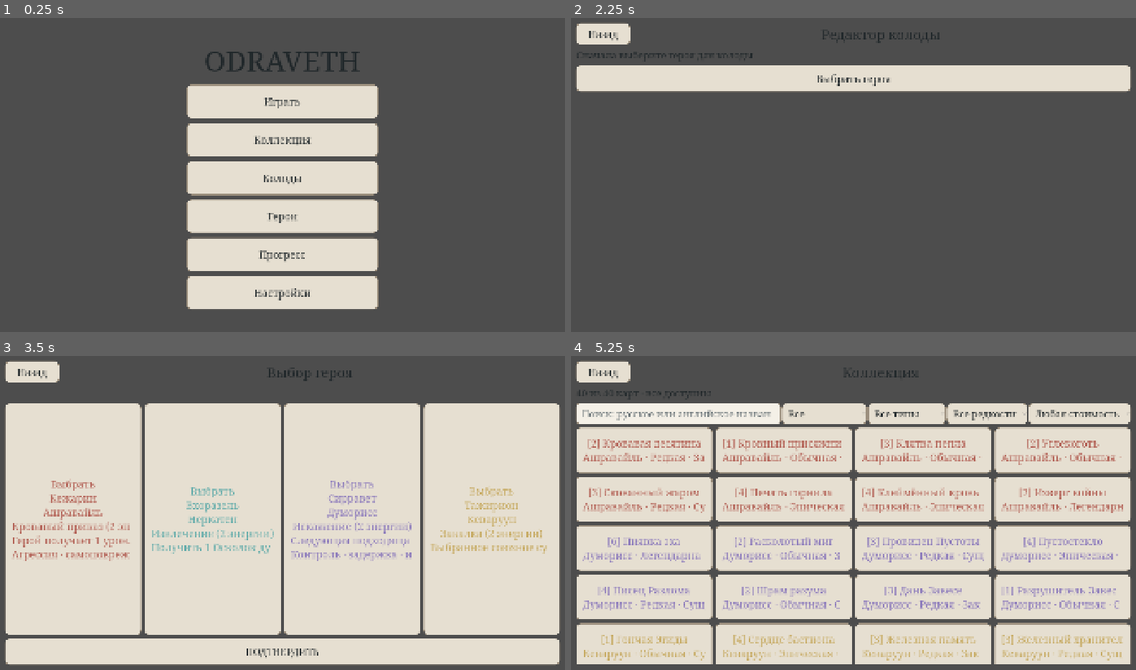
Above: before the commit, frames 1-4 (two rows, left to right).
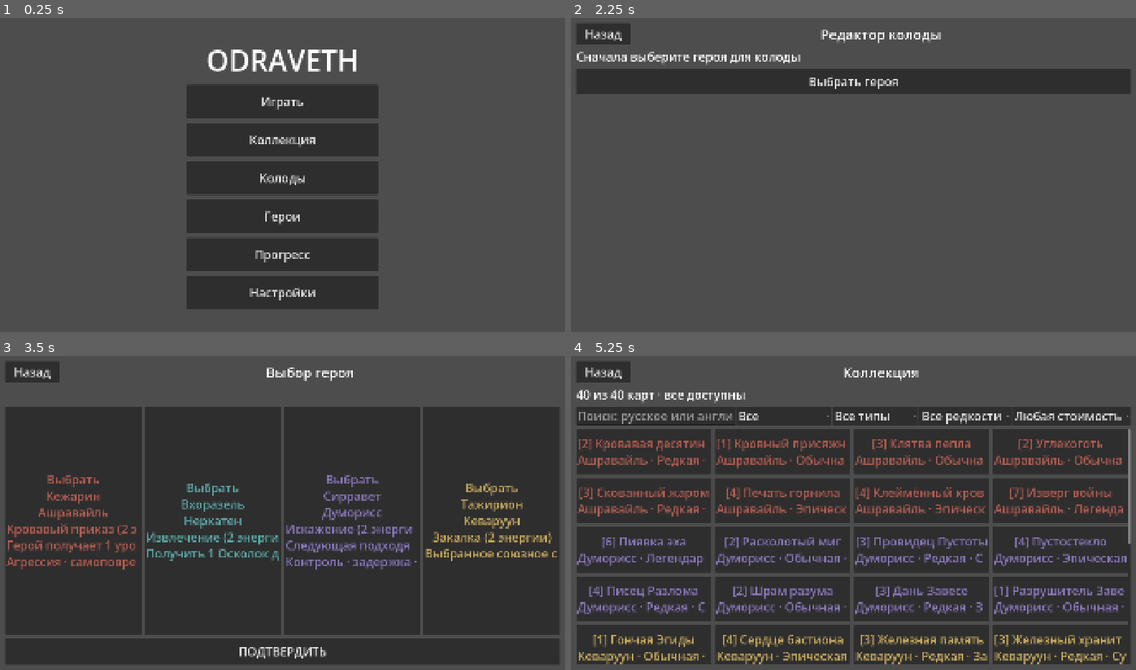
Above: after the commit, the same moments.

Repository: ilsafgilmullin/odraveth
Game: Godot game, scene res://scenes/boot/boot.tscn
Same seed, same stepped clock (60 frames per second), same inputs: the game is played once before the commit and once after it.
Inputs:
- Up to frame 1 (0.25 s): no input
- Up to frame 2 (2.25 s): click "Играть" at 0.5 s; click "Назад" at 1.25 s; click "Играть" at 2 s
- Up to frame 3 (3.5 s): click "Выбрать героя" at 2.75 s
- Up to frame 4 (5.25 s): click "Назад" at 3.5 s; click "Назад" at 4.25 s; click "Коллекция" at 5 s

The runs differ from the first frame. In frame 1, 23% of the frame differs, in the area x 32-68%, y 10-93%; in frame 2, 11%; in frame 3, 81%, in the area x 0-100%, y 1-99%; in frame 4, 79%.

Commit message:
Stage 7A: make clean import bootstrap-safe

Diff:
--- a/project.godot
+++ b/project.godot
@@ -59,7 +59,7 @@
 
 [gui]
 
-theme/custom="res://assets/ui/visual_alpha/theme/visual_alpha_theme.tres"
+theme/custom="res://assets/ui/placeholder_theme.tres"
 
 [rendering]
 
--- a/scripts/ui/visual/ui_kit.gd
+++ b/scripts/ui/visual/ui_kit.gd
@@ -4,9 +4,30 @@
 
 enum ButtonRole { PRIMARY, SECONDARY, SUBTLE, COMPACT_BATTLE, ICON, FILTER_CHIP, SEGMENT }
 
+const THEME_PATH := "res://assets/ui/visual_alpha/theme/visual_alpha_theme.tres"
+const DISPLAY_FONT_PATH := "res://assets/ui/visual_alpha/fonts/NotoSerif-SemiBold.ttf"
 const CHECK_ICON := preload("res://assets/ui/visual_alpha/icons/check.svg")
 const CHEVRON_ICON := preload("res://assets/ui/visual_alpha/icons/chevron_down.svg")
 const STATUS_ICON := preload("res://assets/ui/visual_alpha/icons/status_diamond.svg")
+
+
+static func apply_root_theme(control: Control) -> bool:
+	var visual_theme := load(THEME_PATH) as Theme
+	if visual_theme == null:
+		return false
+	control.theme = visual_theme
+	return true
+
+
+static func make_display_label(text_value: String) -> Label:
+	var label := Label.new()
+	label.text = text_value
+	var display_font := load(DISPLAY_FONT_PATH) as Font
+	if display_font != null:
+		label.add_theme_font_override("font", display_font)
+	label.add_theme_font_size_override("font_size", VisualTokens.FONT_DISPLAY)
+	label.add_theme_color_override("font_color", VisualTokens.COLOR_STEEL_900)
+	return label
 
 
 static func _box(background: Color, border: Color, border_width: int, radius: int,
--- a/scripts/ui/visual/ui_kit_preview.gd
+++ b/scripts/ui/visual/ui_kit_preview.gd
@@ -6,6 +6,7 @@
 
 
 func _ready() -> void:
+	UiKit.apply_root_theme(self)
 	var margin := MarginContainer.new()
 	margin.set_anchors_and_offsets_preset(PRESET_FULL_RECT)
 	var pad := ResponsiveLayout.outer_margin(get_viewport_rect().size.x)
@@ -17,6 +18,7 @@
 	root.add_theme_constant_override("separation", ResponsiveLayout.section_gap(get_viewport_rect().size.x))
 	margin.add_child(root)
 
+	_add(root, "DisplayTitle", UiKit.make_display_label("ODRAVETH · НУЛМЕРИС"))
 	_add(root, "PrimaryButton", UiKit.make_button("Primary", UiKit.ButtonRole.PRIMARY))
 	_add(root, "SecondaryButton", UiKit.make_button("Secondary", UiKit.ButtonRole.SECONDARY))
 	_add(root, "SubtleButton", UiKit.make_button("Subtle", UiKit.ButtonRole.SUBTLE))
--- a/tests/visual_foundation_tests.gd
+++ b/tests/visual_foundation_tests.gd
@@ -23,7 +23,9 @@
 
 func _test_resources() -> void:
 	var theme_path := "res://assets/ui/visual_alpha/theme/visual_alpha_theme.tres"
-	_ok(ProjectSettings.get_setting("gui/theme/custom") == theme_path, "project uses Stage 7A shared Theme")
+	_ok(ProjectSettings.get_setting("gui/theme/custom") == "res://assets/ui/placeholder_theme.tres",
+		"bootstrap project Theme remains import-safe")
+	_ok(UiKit.THEME_PATH == theme_path, "UI kit exposes the shared Stage 7A Theme")
 	for path in [
 		theme_path,
 		"res://assets/ui/visual_alpha/fonts/NotoSerif-Regular.ttf",
@@ -76,14 +78,17 @@
 	tree.root.add_child(preview)
 	await tree.process_frame
 	for component_name in [
-		"PrimaryButton", "SecondaryButton", "SubtleButton", "CompactBattleButton", "IconButton",
+		"DisplayTitle", "PrimaryButton", "SecondaryButton", "SubtleButton", "CompactBattleButton", "IconButton",
 		"FilterChip", "Switch", "Select", "TextField", "SegmentedControl", "Panel", "Modal",
 		"HeroPortraitFrame", "CardFrameBase", "StatusMarker", "ScrollView",
 	]:
 		_ok(preview.find_child(component_name, true, false) != null, "%s component exists" % component_name)
+	var display := preview.find_child("DisplayTitle", true, false) as Label
 	var primary := preview.find_child("PrimaryButton", true, false) as Button
 	var filter := preview.find_child("FilterChip", true, false) as Button
 	var select := preview.find_child("Select", true, false) as OptionButton
+	_ok(preview.theme != null and display.get_theme_font("font") != null and display.get_theme_font_size("font_size") >= 52,
+		"display typography is applied at UI-root after import")
 	_ok(primary.custom_minimum_size.y >= 64 and primary.get_theme_stylebox("pressed").get_border_width(SIDE_LEFT) >
 		primary.get_theme_stylebox("normal").get_border_width(SIDE_LEFT),
 		"primary pressed/selected silhouette changes beyond colour")
Not shown, changed: .github/workflows/stage7a-visual-foundation.yml
Not shown, changed: .gitignore
Not shown, changed: docs/VISUAL_FOUNDATION.md
